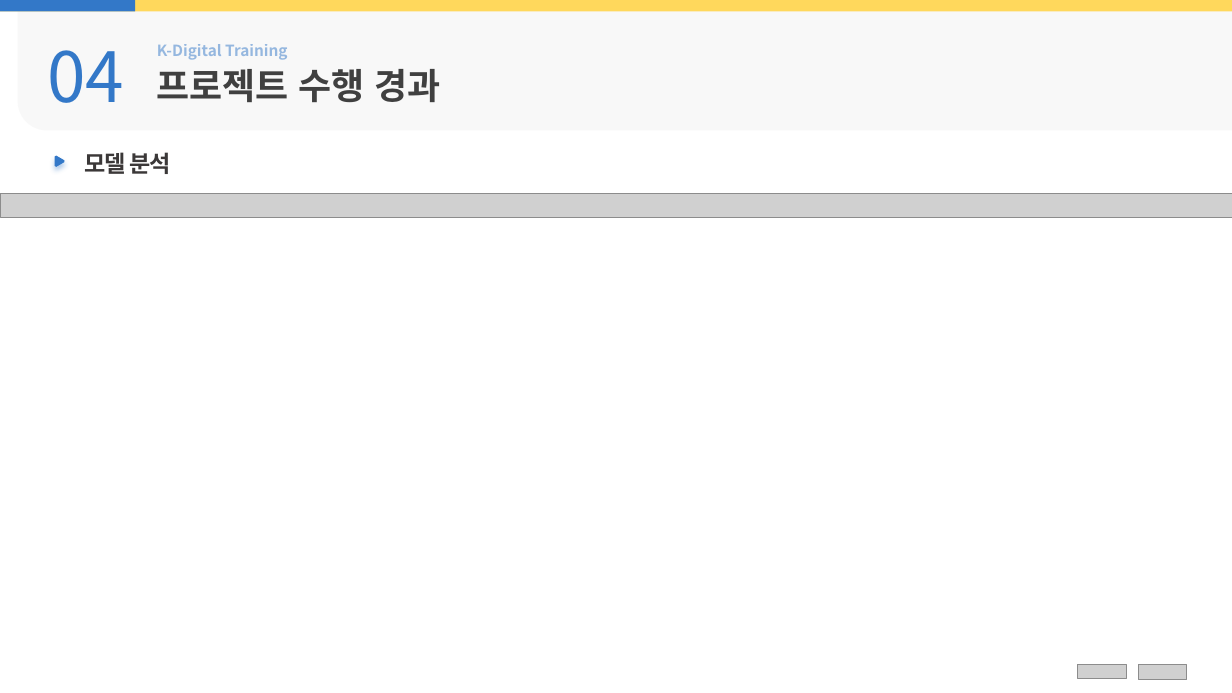
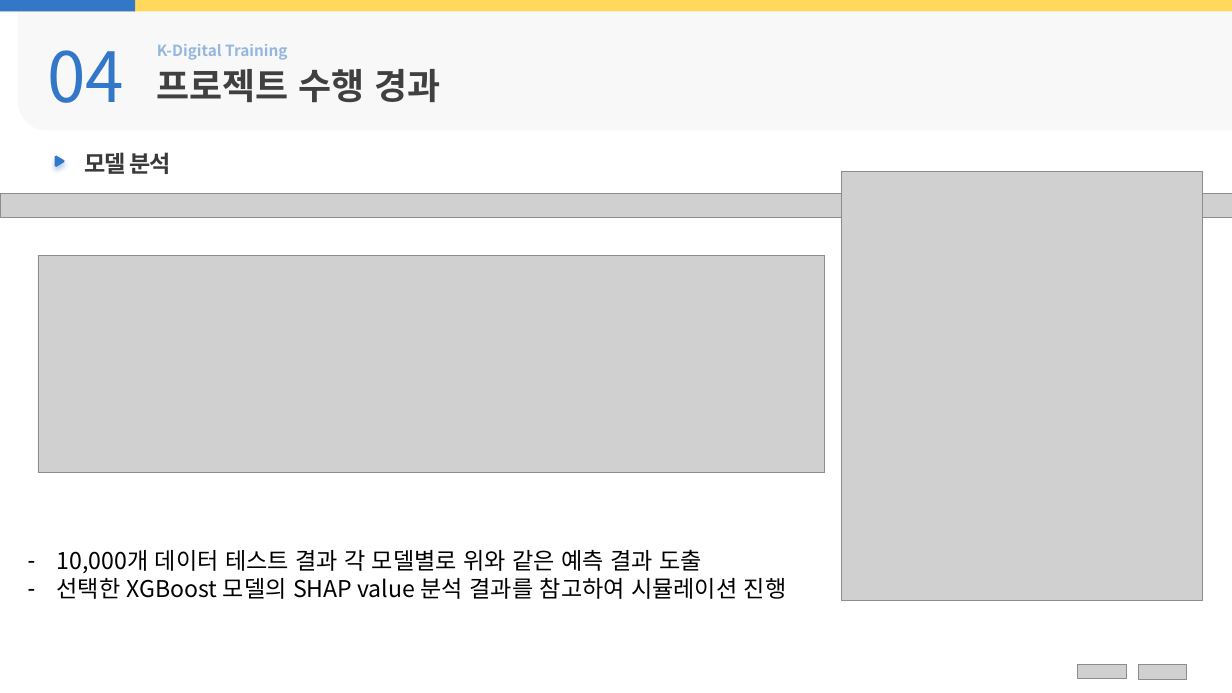
Before and after one commit to HaejinYoon/Project-1-Data-Driven-Modeling-of-the-Casting-Process, a slide deck: slide 16 of 2조 프로젝트 결과보고서.pptx. Drawn at 1232x693 pixels with LibreOffice and Linux fonts; fonts in the diff are those of the drawing; grey boxes stand for pictures. Boxes give left, top, right and bottom in pixels: in the first picture for what was removed or moved away, otherwise in the second. Text is boxed around its words. In the diff, an @@ line names an element or a change of style, - is before the commit and + after.

```diff
--- a/2조 프로젝트 결과보고서.pptx
+++ b/2조 프로젝트 결과보고서.pptx
@@ picture added at box(842, 172, 1203, 601) @@
@@ picture added at box(38, 255, 824, 472) @@
@@ text added at box(57, 549, 787, 599), 18 pt, text #000000 @@
+– 10,000개 데이터 테스트 결과 각 모델별로 위와 같은 예측 결과 도출
+– 선택한 XGBoost 모델의 SHAP value 분석 결과를 참고하여 시뮬레이션 진행
```
Also in this commit, not shown: 1 other file.
